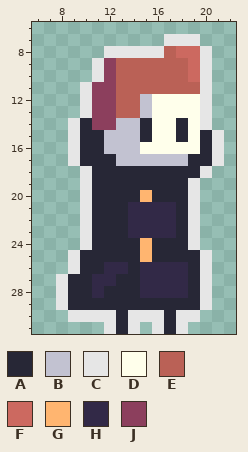
Two states of a pixel-art sprite, Assets/Resources/Sprites/Player/idle/player-idle-4.png. The first picture shows the starting point.
The file is 33x32 pixels. Shown: x 6..22, y 6..31.
Palette (. is transparent): A #272736  B #c2c2d1  C #e6e6e6  D #ffffeb  E #ba6156  F #cc6960  G #ffb570  H #322947  J #8c3f5d
Pixels before, first column x 8:
 7 .........CCC..
 8 ....CCCCCEFFC.
 9 ...CJEEEEEEFC.
10 ...CJEEEEEEFC.
11 ..CJJEEEEEEEC.
12 ..CJJEEBDDDDC.
13 ..CJJEEBDDDDC.
14 .CAJJBBADDADC.
15 .CAABBBADDADAC
16 .CAABBBDDDDDAC
17 .CAAABBBBBBAAC
18 ..CAAAAAAAAAC.
19 ..CAAAAAAAAC..
20 ..CAAAAGAAAC..
21 ..CAAAHHHHAC..
22 ..CAAAHHHHAC..
23 ..CAAAHHHHAC..
24 ..CAAAAGAAAC..
25 .CAAAAAGAAAAC.
26 .CAAHHAHHHHAC.
27 CAAHHAAHHHHAC.
28 CAAHAAAHHHHAC.
29 CAAAAAAAAAAAC.
30 .CCCCACCCACC..
31 ....CAC.CAC...
And afterwards:
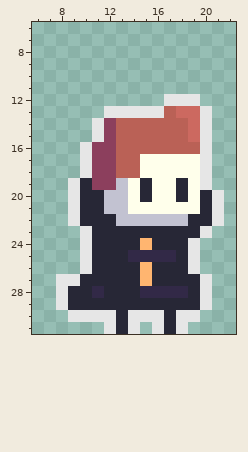
Change:
Changed rows in their new state; - is an unchanged pixel.
first column x 9:
 7 --------...--
 8 ---.........-
 9 --..........-
10 --..........-
11 -...........-
12 -.......CCC.-
13 -..CCCCCEFF--
14 ..C-EEEEEEF--
15 ..CJEEEEEEFC.
16 .CJJEEEEEEEC.
17 .CJJEEDDDDDC.
18 --JJEEDDDDD--
19 CAJJBD-DD-DC-
20 CA-BBDADD-DAC
21 CA-BBDDDDDDAC
22 CA--BBBBBBAAC
23 -----AAAA-AC-
25 .C---HHHH-C.-
26 .C-AA-GAAAC.-
27 C-AA--GAAA---
